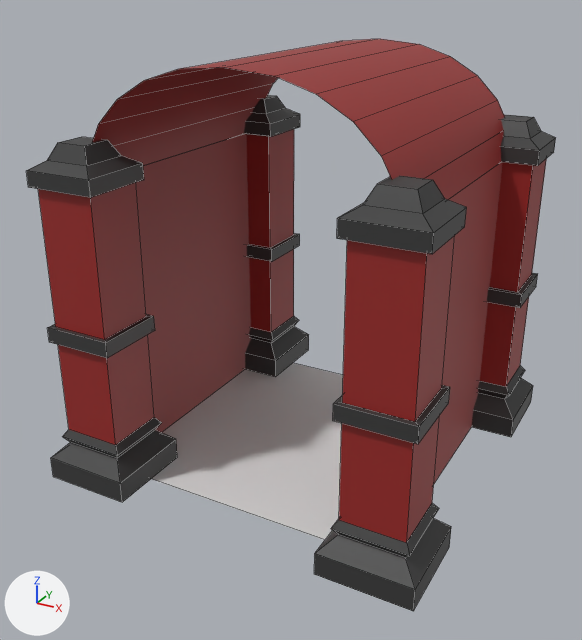
A saved change to the Blender file Modular_Dungeon.blend.
Camera for both pictures: a camera (50 mm lens) standing at (4.68, -9.12, 6.37) and looking at (-0.1, -0.42, 2.02). Arrows for +X, +Y and +Z are at lower left; the lights stay in place. Mesh edges are drawn as thin lines.

Objects in the first picture: 'Floor', 'Pillar', 'Roof_Curved4', 'Wall'.
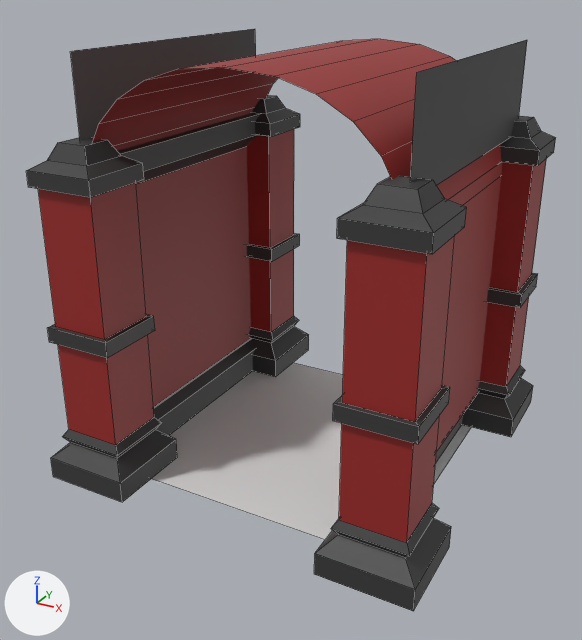
Commit message: 10 Adding Wall Detail

Changed parts and their boxes (x1, y1, x2, y2) in the pictures (582 x 640 px):
'Wall', reshaped: before (136, 134, 503, 483); after (70, 29, 527, 462)

The change in detail:
me_texturescom_pavement_cobblestoneold_1k_albedo_001 is used by ob_wall; location (0.0, 0.0, 0.0).
me_texturescom_pavement_cobblestoneold_1k_albedo_001 had 4 vertices, 1 face and spanned x -2.0, y -2.0..2.0, z 0.0..4.0.
me_texturescom_pavement_cobblestoneold_1k_albedo_001 now has 20 vertices, 8 faces and spans x -2.05..-1.8, y -2.0..2.0, z 0.0..5.5.
Part 1, on me_texturescom_pavement_cobblestoneold_1k_albedo_001:
2 vertices are removed from x -2.0, y -2.0..2.0, z 0.0.
1 face is deleted.
9 vertices are added at x -2.05..-1.8, y -2.0, z 0.0..5.5.
9 new vertices lie (0.0, 4.0, 0.0) away from vertices in x -2.05..-1.8, y -2.0, z 0.0..5.5.
1 new face joins them, mat_wall (red #9c2826).
7 new faces join them, mat_concrete (black #3a3a3a).
me_texturescom_pavement_cobblestoneold_1k_albedo_001 now uses material mat_concrete (black #3a3a3a).
